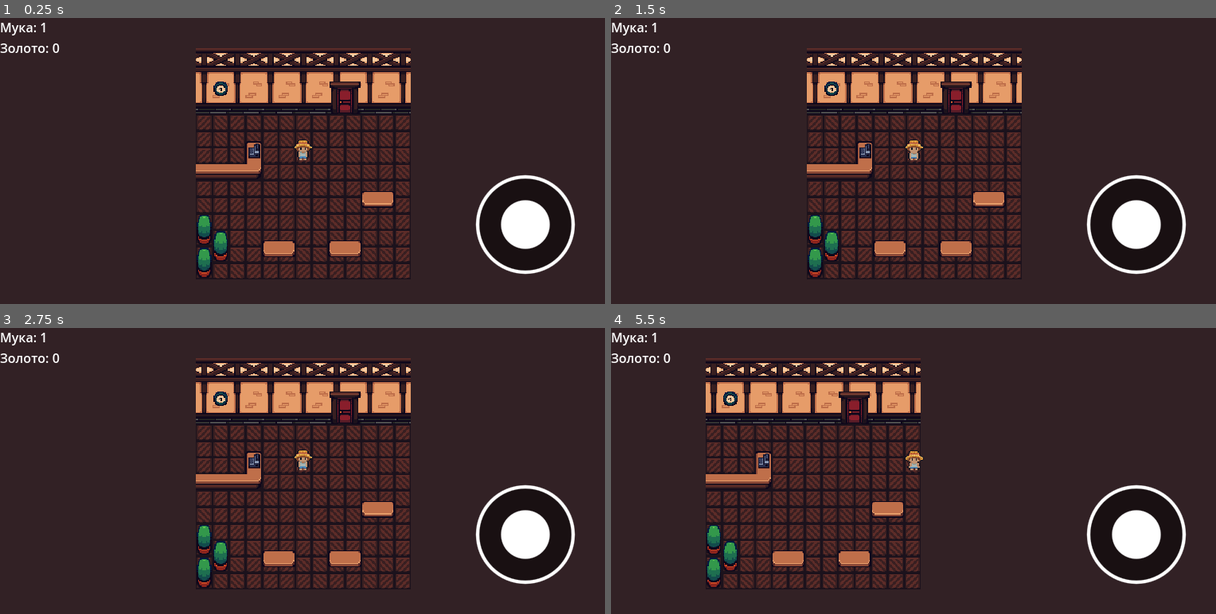
Above: before the commit, frames 1-4 (two rows, left to right).
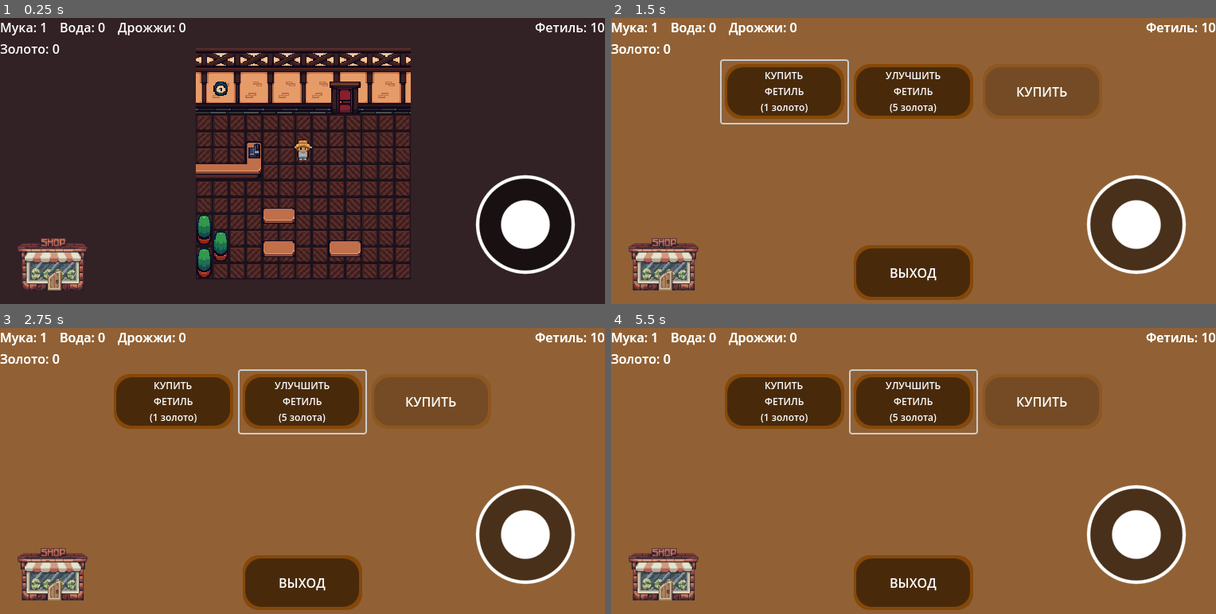
Above: after the commit, the same moments.

Repository: IlyaIgn/FirstRPG
Game: Godot game, scene res://scenes/level/bakery/bakery.tscn
Two runs of this game, one before a commit and one after it. Both use one fixed random seed, a clock stepped at 60 frames per second and the inputs below.
Inputs (mouse positions are in pixels of both pictures, inside the frame that each line leads up to):
- Up to frame 1 (0.25 s): no input
- Up to frame 2 (1.5 s): click (665, 266) at 0.52 s; click (786, 92) at 1.25 s, where only the run after the commit has a clickable "КУПИТЬ ФЕТИЛЬ (1 золото)"
- Up to frame 3 (2.75 s): click (302, 402) at 2 s, where only the run after the commit has a clickable "УЛУЧШИТЬ ФЕТИЛЬ (5 золота)"
- Up to frame 4 (5.5 s): move the mouse to (1046, 456) at 2.77 s; hold D (move_right) 2.78-3.5 s; click (1046, 456) at 2.92 s; drag from (792, 485) to (913, 408) at 3.52 s; move the mouse to (974, 408) at 4.27 s; hold D (move_right) 4.28-5 s; drag from (883, 528) to (768, 462) at 5.02 s

The runs differ from the first frame. In frame 1, 2.8% of the frame differs, in the area x 0-100%, y 1-96%; in frame 2, 97%; in frame 3, 97%; in frame 4, 97%, in the area x 0-100%, y 0-100%.

Commit message:
make shop, make resources

Diff:
--- a/project.godot
+++ b/project.godot
@@ -17,8 +17,9 @@
 
 [autoload]
 
-Global="*res://scenes/global/global.tscn"
-DungeonState="*res://scenes/global/dungeon_state.tscn"
+Global="*res://scenes/states/global_state.tscn"
+DungeonState="*res://scenes/states/dungeon_state.tscn"
+Economics="*res://resources/economics.gd"
 
 [display]
 
--- /dev/null
+++ b/resources/economics.gd
@@ -0,0 +1,8 @@
+extends Node
+
+var wicks_lvl = {
+	"0": 100,
+	"1": 250,
+	"2": 180,
+	"3": 210
+}
--- a/scenes/components/dungeon/award/award_component.gd
+++ b/scenes/components/dungeon/award/award_component.gd
@@ -9,8 +9,8 @@
 func give_award():
 	DungeonState.give_dungeon_award("experience", 1)
 
-	if randf() < 0.7:
-		return
+	#if randf() < 0.7:
+		#return
 
 	if not award_scene:
 		return
--- a/scenes/global/global.gd
+++ /dev/null
@@ -1,9 +0,0 @@
-extends Node2D
-
-var total_resource = {
-	"gold": 0,
-	"flour": 1
-}
-
-func get_total_award():
-	return total_resource
--- a/scenes/level/bakery/bakery.tscn
+++ b/scenes/level/bakery/bakery.tscn
@@ -26,7 +26,7 @@
 
 [node name="env" type="TileMapLayer" parent="."]
 position = Vector2(338, 505)
-tile_map_data = PackedByteArray("AADq/+H/AgAHAAMAAADq/+D/AgA …(1024 unchanged characters)… CAAUAAADw/+X/AgADAAQAAADw/+b/AgADAAUAAADx/+L/AgACAAQAAADx/+P/AgACAAUAAADy/+L/AgADAAQAAADy/+P/AgADAAUAAAA=")
+tile_map_data = PackedByteArray("AADq/+H/AgAHAAMAAADq/+D/AgA …(1024 unchanged characters)… CAAUAAADw/+X/AgADAAQAAADw/+b/AgADAAUAAADr/+P/AgACAAQAAADr/+T/AgACAAUAAADs/+P/AgADAAQAAADs/+T/AgADAAUAAAA=")
 tile_set = ExtResource("2_08van")
 
 [node name="Area2D" type="Area2D" parent="env"]
--- a/scenes/level/dungeon/color_rect.gd
+++ b/scenes/level/dungeon/color_rect.gd
@@ -1,7 +1,11 @@
 extends ColorRect
+
 @export var player: Player
+@export var arena_time_manager: ArenaTimeManager
 
 func _process(delta: float) -> void:
 	var player_screen_pos =  player.get_global_transform_with_canvas().get_origin()
 	material.set_shader_parameter("light_pos", player_screen_pos)
+	print(arena_time_manager.timer.time_left)
+	material.set_shader_parameter("light_radius", arena_time_manager.timer.time_left)
 	pass
--- a/scenes/level/dungeon/dungeon.tscn
+++ b/scenes/level/dungeon/dungeon.tscn
@@ -49,7 +49,7 @@
 
 [node name="CanvasLayer" type="CanvasLayer" parent="."]
 
-[node name="ColorRect" type="ColorRect" parent="CanvasLayer" node_paths=PackedStringArray("player")]
+[node name="ColorRect" type="ColorRect" parent="CanvasLayer" node_paths=PackedStringArray("player", "arena_time_manager")]
 material = SubResource("ShaderMaterial_8vd2o")
 anchors_preset = 15
 anchor_right = 1.0
@@ -58,6 +58,7 @@
 grow_vertical = 2
 script = ExtResource("11_dj1co")
 player = NodePath("../../Player")
+arena_time_manager = NodePath("../../ArenaTimeManager")
 
 [node name="MainUI" parent="." node_paths=PackedStringArray("player", "time_manager") instance=ExtResource("10_cqm7d")]
 player = NodePath("../Player")
--- a/scenes/managers/dungeon/time/arena_time_manager.gd
+++ b/scenes/managers/dungeon/time/arena_time_manager.gd
@@ -5,6 +5,11 @@
 
 signal timeout()
 
+func _ready() -> void:
+	timer.wait_time = Economics.wicks_lvl[str(Global.wick_lvl)]
+	timer.start()
+	pass
+
 func get_time_elapsed():
 	return timer.wait_time - timer.time_left
 
--- a/scenes/managers/dungeon/time/arena_time_manager.tscn
+++ b/scenes/managers/dungeon/time/arena_time_manager.tscn
@@ -8,6 +8,5 @@
 [node name="Timer" type="Timer" parent="."]
 wait_time = 60.0
 one_shot = true
-autostart = true
 
 [connection signal="timeout" from="Timer" to="." method="_on_timer_timeout"]
--- a/scenes/objects/bakery/pc/pc.gd
+++ b/scenes/objects/bakery/pc/pc.gd
@@ -9,8 +9,8 @@
 		texture_progress_bar.value += 1
 		if texture_progress_bar.max_value == texture_progress_bar.value:
 			texture_progress_bar.value = 0
-			Global.total_resource["gold"] += 1
-			Global.total_resource["flour"] -= 1
+			if Global.take_award("flour", 1):
+				Global.give_award("gold", 1)
 
 
 func _on_area_2d_area_entered(area: Area2D) -> void:
--- /dev/null
+++ b/scenes/objects/dungeon/award/award.gd
@@ -0,0 +1,33 @@
+extends Node2D
+
+enum AWARD_TYPE {FLOUR, WATER, YEAST}
+var type = randi_range(0,3) as AWARD_TYPE
+var amount = randi_range(1,3)
+
+@onready var sprite_2d: Sprite2D = $Sprite2D
+
+const FLOUR = preload("uid://dx0s4luvu2ew1")
+const WATER = preload("uid://c50cdp4nndvye")
+const YEAST = preload("uid://tulronyk16be")
+
+#var tween : Tween
+
+func _ready() -> void:
+	if type == AWARD_TYPE.FLOUR:
+		sprite_2d.texture = FLOUR
+		sprite_2d.scale = Vector2(0.05,0.05)
+	elif type == AWARD_TYPE.WATER:
+		sprite_2d.texture = WATER
+		sprite_2d.scale = Vector2(0.15,0.15)
+	elif type == AWARD_TYPE.YEAST:
+		sprite_2d.texture = YEAST
+		sprite_2d.scale = Vector2(1.2,1.2)
+
+func _on_area_2d_area_entered(area: Area2D) -> void:
+	if type == AWARD_TYPE.FLOUR:
+		DungeonState.give_dungeon_award("flour", 1)
+	elif type == AWARD_TYPE.WATER:
+		DungeonState.give_dungeon_award("water", 1)
+	elif type == AWARD_TYPE.YEAST:
+		DungeonState.give_dungeon_award("yeast", 1)
+	queue_free()
--- a/scenes/objects/dungeon/flour/flour.tscn
+++ b/scenes/objects/dungeon/award/award.tscn
@@ -1,16 +1,16 @@
 [gd_scene load_steps=4 format=3 uid="uid://oag62unyuoxe"]
 
-[ext_resource type="Script" uid="uid://d2se1viw2et6d" path="res://scenes/objects/dungeon/flour/flour.gd" id="1_aifxh"]
-[ext_resource type="Texture2D" uid="uid://dx0s4luvu2ew1" path="res://assets/Objects/flour.png" id="2_58dy7"]
+[ext_resource type="Script" uid="uid://d2se1viw2et6d" path="res://scenes/objects/dungeon/award/award.gd" id="1_ruqix"]
+[ext_resource type="Texture2D" uid="uid://dx0s4luvu2ew1" path="res://assets/Objects/flour.png" id="2_u43bx"]
 
 [sub_resource type="CircleShape2D" id="CircleShape2D_58dy7"]
 
 [node name="Flour" type="Node2D"]
-script = ExtResource("1_aifxh")
+script = ExtResource("1_ruqix")
 
 [node name="Sprite2D" type="Sprite2D" parent="."]
-scale = Vector2(0.05, 0.05)
-texture = ExtResource("2_58dy7")
+scale = Vector2(0.055, 0.055)
+texture = ExtResource("2_u43bx")
 
 [node name="Area2D" type="Area2D" parent="."]
 collision_layer = 0
--- a/scenes/objects/dungeon/flour/flour.gd
+++ /dev/null
@@ -1,7 +0,0 @@
-extends Node2D
-
-#var tween : Tween
-
-func _on_area_2d_area_entered(area: Area2D) -> void:
-	DungeonState.give_dungeon_award("flour", 1)
-	queue_free()
--- a/scenes/objects/dungeon/mob/Mob.tscn
+++ b/scenes/objects/dungeon/mob/Mob.tscn
@@ -5,7 +5,7 @@
 [ext_resource type="PackedScene" uid="uid://b2ayevqw6lkg8" path="res://scenes/components/dungeon/healt/healt_component.tscn" id="2_giitt"]
 [ext_resource type="PackedScene" uid="uid://b5fgo4ue2d642" path="res://scenes/components/dungeon/award/award_component.tscn" id="2_n74k4"]
 [ext_resource type="PackedScene" uid="uid://brkf7nt8v0ph7" path="res://scenes/components/dungeon/hurt_box/hurt_box_component.tscn" id="3_2hukw"]
-[ext_resource type="PackedScene" uid="uid://oag62unyuoxe" path="res://scenes/objects/dungeon/flour/flour.tscn" id="3_se3pa"]
+[ext_resource type="PackedScene" uid="uid://oag62unyuoxe" path="res://scenes/objects/dungeon/award/award.tscn" id="3_se3pa"]
 [ext_resource type="Texture2D" uid="uid://crw4vspxkl762" path="res://assets/Character/mobs/goblin_idle_anim_f1.png" id="3_wec7m"]
 [ext_resource type="Texture2D" uid="uid://cggmdducqq4dr" path="res://assets/Character/mobs/goblin_idle_anim_f2.png" id="4_i8tx3"]
 [ext_resource type="Texture2D" uid="uid://dn3eg1f2ll5as" path="res://assets/Character/mobs/goblin_idle_anim_f3.png" id="5_vhs1m"]
--- a/scenes/global/dungeon_state.gd
+++ b/scenes/states/dungeon_state.gd
@@ -1,7 +1,9 @@
 extends Node2D
 
 var dungeon_award = {
-	"flour": Global.get_total_award()["flour"],
+	"flour": 0,
+	"water": 0,
+	"yeast": 0,
 	"experience": 0
 }
 
@@ -22,4 +24,9 @@
 	return dungeon_award
 
 func save_dungeon_award():
-	Global.total_resource["flour"] = dungeon_award["flour"]
+	Global.give_award("flour", dungeon_award["flour"])
+	Global.give_award("water", dungeon_award["water"])
+	Global.give_award("yeast", dungeon_award["yeast"])
+	dungeon_award["flour"] = 0
+	dungeon_award["water"] = 0
+	dungeon_award["yeast"] = 0
--- a/scenes/global/dungeon_state.tscn
+++ b/scenes/states/dungeon_state.tscn
@@ -1,6 +1,6 @@
 [gd_scene load_steps=4 format=3 uid="uid://brvmtlv4y3trr"]
 
-[ext_resource type="Script" uid="uid://c0eiscveyp5y1" path="res://scenes/global/dungeon_state.gd" id="1_kqaq8"]
+[ext_resource type="Script" uid="uid://c0eiscveyp5y1" path="res://scenes/states/dungeon_state.gd" id="1_kqaq8"]
 [ext_resource type="Resource" uid="uid://cnin0tc7e5exr" path="res://resources/egg.tres" id="2_mfcuo"]
 [ext_resource type="Resource" uid="uid://cw86s6ogb6yoc" path="res://resources/sword.tres" id="3_s042e"]
 
--- /dev/null
+++ b/scenes/states/global_state.gd
@@ -0,0 +1,24 @@
+extends Node2D
+
+var total_resource = {
+	"gold": 0,
+	"wick": 10,
+	"flour": 1,
+	"water": 0,
+	"yeast": 0
+}
+
+var wick_lvl = 1
+
+func get_total_award():
+	return total_resource
+
+func give_award(award_name, award_amount) -> bool:
+	total_resource[award_name] += award_amount
+	return true
+
+func take_award(award_name, award_amount) -> bool:
+	if total_resource[award_name] - award_amount >= 0:
+		total_resource[award_name] -= award_amount
+		return true
+	return false
--- a/scenes/global/global.tscn
+++ b/scenes/states/global_state.tscn
@@ -1,6 +1,6 @@
 [gd_scene load_steps=2 format=3 uid="uid://cuasy84j0qsxi"]
 
-[ext_resource type="Script" uid="uid://crrxylas4y84r" path="res://scenes/global/global.gd" id="1_bhh4k"]
+[ext_resource type="Script" uid="uid://crrxylas4y84r" path="res://scenes/states/global_state.gd" id="1_bhh4k"]
 
 [node name="Global" type="Node2D"]
 script = ExtResource("1_bhh4k")
--- a/scenes/ui/bakery/main_ui.gd
+++ b/scenes/ui/bakery/main_ui.gd
@@ -1,7 +1,23 @@
 extends CanvasLayer
 
-@onready var label: Label = $MarginContainer/Label
+@onready var flour_value: Label = $MarginContainer/VBoxContainer/Yeast2/StorageContainer/Flour/Value
+@onready var water_value: Label = $MarginContainer/VBoxContainer/Yeast2/StorageContainer/Water/Value
+@onready var yeast_value: Label = $MarginContainer/VBoxContainer/Yeast2/StorageContainer/Yeast/Value
+@onready var wick_value: Label = $MarginContainer/VBoxContainer/Yeast2/Wick
+@onready var gold_value: Label = $MarginContainer/VBoxContainer/MarginContainer/Gold
+
+@export var shop : PackedScene
 
 func _process(delta: float) -> void:
-	label.text = "Мука: " + str(Global.get_total_award()["flour"]) + "\nЗолото: "  + str(Global.get_total_award()["gold"])
+	flour_value.text = "Мука: " + str(Global.get_total_award()["flour"])
+	water_value.text ="Вода: "  + str(Global.get_total_award()["water"])
+	yeast_value.text ="Дрожжи: "  + str(Global.get_total_award()["yeast"])
+	wick_value.text ="Фетиль: "  + str(Global.get_total_award()["wick"])
+	gold_value.text ="Золото: "  + str(Global.get_total_award()["gold"])
 	pass
+
+
+func _on_texture_button_pressed() -> void:
+	var shop_instance = shop.instantiate()
+	add_child(shop_instance)
+	pass # Replace with function body.
--- a/scenes/ui/bakery/main_ui.tscn
+++ b/scenes/ui/bakery/main_ui.tscn
@@ -1,10 +1,13 @@
-[gd_scene load_steps=3 format=3 uid="uid://bjaaexyr3fppt"]
+[gd_scene load_steps=5 format=3 uid="uid://bjaaexyr3fppt"]
 
 [ext_resource type="Script" uid="uid://c24bwipgc2yqu" path="res://scenes/ui/bakery/main_ui.gd" id="1_btcpy"]
 [ext_resource type="Script" uid="uid://mur0i8l2exxw" path="res://addons/touch_screen_joystick/touch_screen_joystick.gd" id="1_f1kae"]
+[ext_resource type="PackedScene" uid="uid://7fttplgpk684" path="res://scenes/ui/bakery/shop/shop.tscn" id="2_tacjl"]
+[ext_resource type="Texture2D" uid="uid://3d5sidrb26cy" path="res://assets/Objects/shop.png" id="3_xvnfh"]
 
 [node name="UI" type="CanvasLayer"]
 script = ExtResource("1_btcpy")
+shop = ExtResource("2_tacjl")
 
 [node name="MarginContainer" type="MarginContainer" parent="."]
 anchors_preset = 15
@@ -14,9 +17,56 @@
 grow_vertical = 2
 size_flags_vertical = 8
 
-[node name="Label" type="Label" parent="MarginContainer"]
+[node name="VBoxContainer" type="VBoxContainer" parent="MarginContainer"]
 layout_mode = 2
 size_flags_vertical = 0
+
+[node name="Yeast2" type="MarginContainer" parent="MarginContainer/VBoxContainer"]
+layout_mode = 2
+
+[node name="StorageContainer" type="HBoxContainer" parent="MarginContainer/VBoxContainer/Yeast2"]
+layout_mode = 2
+size_flags_vertical = 0
+theme_override_constants/separation = 15
+
+[node name="Flour" type="MarginContainer" parent="MarginContainer/VBoxContainer/Yeast2/StorageContainer"]
+clip_contents = true
+layout_mode = 2
+size_flags_horizontal = 0
+
+[node name="Value" type="Label" parent="MarginContainer/VBoxContainer/Yeast2/StorageContainer/Flour"]
+layout_mode = 2
+text = "Мука: 0"
+
+[node name="Water" type="MarginContainer" parent="MarginContainer/VBoxContainer/Yeast2/StorageContainer"]
+layout_mode = 2
+size_flags_horizontal = 0
+
+[node name="Value" type="Label" parent="MarginContainer/VBoxContainer/Yeast2/StorageContainer/Water"]
+layout_mode = 2
+text = "Вода: 0"
+
+[node name="Yeast" type="MarginContainer" parent="MarginContainer/VBoxContainer/Yeast2/StorageContainer"]
+layout_mode = 2
+size_flags_horizontal = 8
+
+[node name="Value" type="Label" parent="MarginContainer/VBoxContainer/Yeast2/StorageContainer/Yeast"]
+layout_mode = 2
+text = "Дрожжи: 0"
+
+[node name="Wick" type="Label" parent="MarginContainer/VBoxContainer/Yeast2"]
+layout_mode = 2
+size_flags_horizontal = 8
+text = "Фетиль: 0"
+
+[node name="MarginContainer" type="MarginContainer" parent="MarginContainer/VBoxContainer"]
+layout_mode = 2
+size_flags_vertical = 0
+
+[node name="Gold" type="Label" parent="MarginContainer/VBoxContainer/MarginContainer"]
+layout_mode = 2
+size_flags_vertical = 0
+text = "Золото: 0"
 
 [node name="MarginContainer2" type="MarginContainer" parent="."]
 anchors_preset = 3
@@ -48,3 +98,22 @@
 action_right = &"move_right"
 action_up = &"move_up"
 action_down = &"move_down"
+
+[node name="MarginContainer3" type="MarginContainer" parent="."]
+anchors_preset = 2
+anchor_top = 1.0
+anchor_bottom = 1.0
+offset_left = 22.0
+offset_top = -92.0
+offset_right = 62.235
+offset_bottom = -52.0
+grow_vertical = 0
+scale = Vector2(2.208, 2.208)
+
+[node name="TextureButton" type="TextureButton" parent="MarginContainer3"]
+layout_mode = 2
+texture_normal = ExtResource("3_xvnfh")
+ignore_texture_size = true
+stretch_mode = 0
+
+[connection signal="pressed" from="MarginContainer3/TextureButton" to="." method="_on_texture_button_pressed"]
--- /dev/null
+++ b/scenes/ui/bakery/shop/shop.gd
@@ -0,0 +1,32 @@
+extends CanvasLayer
+
+@onready var flour_value: Label = $Panel/VBoxContainer/MarginContainer/VBoxContainer/Yeast2/StorageContainer/Flour/Value
+@onready var water_value: Label = $Panel/VBoxContainer/MarginContainer/VBoxContainer/Yeast2/StorageContainer/Water/Value
+@onready var yeast_value: Label = $Panel/VBoxContainer/MarginContainer/VBoxContainer/Yeast2/StorageContainer/Yeast/Value
+@onready var wick_value: Label = $Panel/VBoxContainer/MarginContainer/VBoxContainer/Yeast2/Wick
+@onready var gold_value: Label = $Panel/VBoxContainer/MarginContainer/VBoxContainer/MarginContainer/Gold
+
+
+func _process(delta: float) -> void:
+	flour_value.text = "Мука: " + str(Global.get_total_award()["flour"])
+	water_value.text ="Вода: "  + str(Global.get_total_award()["water"])
+	yeast_value.text ="Дрожжи: "  + str(Global.get_total_award()["yeast"])
+	wick_value.text ="Фетиль: "  + str(Global.get_total_award()["wick"])
+	gold_value.text ="Золото: "  + str(Global.get_total_award()["gold"])
+	pass
+
+func _on_button_pressed() -> void:
+	if Global.take_award("gold", 1):
+		Global.give_award("wick", 1)
+	pass # Replace with function body.
+
+
+func _on_button_4_pressed() -> void:
+	queue_free()
+	pass # Replace with function body.
+
+
+func _on_button_2_pressed() -> void:
+	if Global.take_award("gold", 5):
+		Global.wick_lvl += 1
+	pass # Replace with function body.
--- /dev/null
+++ b/scenes/ui/bakery/shop/shop.tscn
@@ -0,0 +1,179 @@
+[gd_scene load_steps=4 format=3 uid="uid://7fttplgpk684"]
+
+[ext_resource type="Script" uid="uid://6tiiv2n6l1k4" path="res://scenes/ui/bakery/shop/shop.gd" id="1_moneg"]
+[ext_resource type="Texture2D" uid="uid://dd4d28mag225p" path="res://assets/Objects/slot.png" id="1_nlmgb"]
+
+[sub_resource type="StyleBoxFlat" id="StyleBoxFlat_moneg"]
+bg_color = Color(0.5683686, 0.3807148, 0.20647883, 1)
+
+[node name="Shop" type="CanvasLayer"]
+script = ExtResource("1_moneg")
+
+[node name="Panel" type="Panel" parent="."]
+anchors_preset = 15
+anchor_right = 1.0
+anchor_bottom = 1.0
+grow_horizontal = 2
+grow_vertical = 2
+theme_override_styles/panel = SubResource("StyleBoxFlat_moneg")
+
+[node name="VBoxContainer" type="VBoxContainer" parent="Panel"]
+layout_mode = 1
+anchors_preset = 15
+anchor_right = 1.0
+anchor_bottom = 1.0
+grow_horizontal = 2
+grow_vertical = 2
+
+[node name="MarginContainer" type="MarginContainer" parent="Panel/VBoxContainer"]
+layout_mode = 2
+size_flags_vertical = 8
+
+[node name="VBoxContainer" type="VBoxContainer" parent="Panel/VBoxContainer/MarginContainer"]
+layout_mode = 2
+size_flags_vertical = 0
+
+[node name="Yeast2" type="MarginContainer" parent="Panel/VBoxContainer/MarginContainer/VBoxContainer"]
+layout_mode = 2
+
+[node name="StorageContainer" type="HBoxContainer" parent="Panel/VBoxContainer/MarginContainer/VBoxContainer/Yeast2"]
+layout_mode = 2
+size_flags_vertical = 0
+theme_override_constants/separation = 15
+
+[node name="Flour" type="MarginContainer" parent="Panel/VBoxContainer/MarginContainer/VBoxContainer/Yeast2/StorageContainer"]
+clip_contents = true
+layout_mode = 2
+size_flags_horizontal = 0
+
+[node name="Value" type="Label" parent="Panel/VBoxContainer/MarginContainer/VBoxContainer/Yeast2/StorageContainer/Flour"]
+layout_mode = 2
+text = "Мука: 0"
+
+[node name="Water" type="MarginContainer" parent="Panel/VBoxContainer/MarginContainer/VBoxContainer/Yeast2/StorageContainer"]
+layout_mode = 2
+size_flags_horizontal = 0
+
+[node name="Value" type="Label" parent="Panel/VBoxContainer/MarginContainer/VBoxContainer/Yeast2/StorageContainer/Water"]
+layout_mode = 2
+text = "Вода: 0"
+
+[node name="Yeast" type="MarginContainer" parent="Panel/VBoxContainer/MarginContainer/VBoxContainer/Yeast2/StorageContainer"]
+layout_mode = 2
+size_flags_horizontal = 8
+
+[node name="Value" type="Label" parent="Panel/VBoxContainer/MarginContainer/VBoxContainer/Yeast2/StorageContainer/Yeast"]
+layout_mode = 2
+text = "Дрожжи: 0"
+
+[node name="Wick" type="Label" parent="Panel/VBoxContainer/MarginContainer/VBoxContainer/Yeast2"]
+layout_mode = 2
+size_flags_horizontal = 8
+text = "Фетиль: 0"
+
+[node name="MarginContainer" type="MarginContainer" parent="Panel/VBoxContainer/MarginContainer/VBoxContainer"]
+layout_mode = 2
+size_flags_vertical = 0
+
+[node name="Gold" type="Label" parent="Panel/VBoxContainer/MarginContainer/VBoxContainer/MarginContainer"]
+layout_mode = 2
+size_flags_vertical = 0
+text = "Золото: 0"
+
+[node name="MarginContainer2" type="MarginContainer" parent="Panel/VBoxContainer"]
+layout_mode = 2
+
+[node name="HBoxContainer" type="HBoxContainer" parent="Panel/VBoxContainer/MarginContainer2"]
+layout_mode = 2
+size_flags_vertical = 0
+alignment = 1
+
+[node name="Button" type="Button" parent="Panel/VBoxContainer/MarginContainer2/HBoxContainer"]
+layout_mode = 2
+icon = ExtResource("1_nlmgb")
+flat = true
+
+[node name="Label2" type="Label" parent="Panel/VBoxContainer/MarginContainer2/HBoxContainer/Button"]
+layout_mode = 1
+anchors_preset = 15
+anchor_right = 1.0
+anchor_bottom = 1.0
+grow_horizontal = 2
+grow_vertical = 2
+theme_override_font_sizes/font_size = 12
+text = "КУПИТЬ
+ФЕТИЛЬ
+(1 золото)"
+horizontal_alignment = 1
+vertical_alignment = 1
+
+[node name="Button2" type="Button" parent="Panel/VBoxContainer/MarginContainer2/HBoxContainer"]
+layout_mode = 2
+icon = ExtResource("1_nlmgb")
+flat = true
+
+[node name="Label4" type="Label" parent="Panel/VBoxContainer/MarginContainer2/HBoxContainer/Button2"]
+layout_mode = 1
+anchors_preset = 15
+anchor_right = 1.0
+anchor_bottom = 1.0
+grow_horizontal = 2
+grow_vertical = 2
+theme_override_font_sizes/font_size = 12
+text = "УЛУЧШИТЬ
+ФЕТИЛЬ
+(5 золота)"
+horizontal_alignment = 1
+vertical_alignment = 1
+
+[node name="Button3" type="Button" parent="Panel/VBoxContainer/MarginContainer2/HBoxContainer"]
+layout_mode = 2
+disabled = true
+icon = ExtResource("1_nlmgb")
+flat = true
+
+[node name="Label3" type="Label" parent="Panel/VBoxContainer/MarginContainer2/HBoxContainer/Button3"]
+layout_mode = 1
+anchors_preset = 15
+anchor_right = 1.0
+anchor_bottom = 1.0
+grow_horizontal = 2
+grow_vertical = 2
+text = "КУПИТЬ"
+horizontal_alignment = 1
+vertical_alignment = 1
+
+[node name="MarginContainer3" type="MarginContainer" parent="Panel"]
+layout_mode = 1
+anchors_preset = 7
+anchor_left = 0.5
+anchor_top = 1.0
+anchor_right = 0.5
+anchor_bottom = 1.0
+offset_left = -380.0
+offset_top = -78.0
+offset_right = 380.0
+grow_horizontal = 2
+grow_vertical = 0
+
+[node name="Button4" type="Button" parent="Panel/MarginContainer3"]
+layout_mode = 2
+size_flags_horizontal = 4
+size_flags_vertical = 4
+icon = ExtResource("1_nlmgb")
+flat = true
+
+[node name="Label" type="Label" parent="Panel/MarginContainer3/Button4"]
+layout_mode = 1
+anchors_preset = 15
+anchor_right = 1.0
+anchor_bottom = 1.0
+grow_horizontal = 2
+grow_vertical = 2
+text = "ВЫХОД"
+horizontal_alignment = 1
+vertical_alignment = 1
+
+[connection signal="pressed" from="Panel/VBoxContainer/MarginContainer2/HBoxContainer/Button" to="." method="_on_button_pressed"]
+[connection signal="pressed" from="Panel/VBoxContainer/MarginContainer2/HBoxContainer/Button2" to="." method="_on_button_2_pressed"]
+[connection signal="pressed" from="Panel/MarginContainer3/Button4" to="." method="_on_button_4_pressed"]
--- a/scenes/ui/dungeon/attack_card/attack_card.tscn
+++ b/scenes/ui/dungeon/attack_card/attack_card.tscn
@@ -27,5 +27,6 @@
 show_behind_parent = true
 offset_right = 50.0
 offset_bottom = 50.0
+flat = true
 
 [connection signal="pressed" from="Button" to="." method="_on_button_pressed"]
--- a/scenes/ui/dungeon/main_ui/main_ui.gd
+++ b/scenes/ui/dungeon/main_ui/main_ui.gd
@@ -3,8 +3,10 @@
 @export var player : Player
 @export var time_manager : ArenaTimeManager
 
-@onready var time_label: Label = $InfoContainer/Time/Label
 @onready var flour_value: Label = $InfoContainer/StorageContainer/Flour/Value
+@onready var water_value: Label = $InfoContainer/StorageContainer/Water/Value
+@onready var yeast_value: Label = $InfoContainer/StorageContainer/Yeast/Value
+
 @onready var health_progress_bar: ProgressBar = $HealthProgress/ProgressBar
 
 func _ready() -> void:
@@ -12,13 +14,12 @@
 		health_progress_bar.max_value = player.healt_manager.max_health
 
 func _process(delta: float) -> void:
-	if time_label and time_manager:
-		var time_sec = time_manager.get_time_elapsed()
-		time_label.text = format_timer(time_sec)
 	if player:
 		health_progress_bar.value = player.healt_manager.current_healt
-	if flour_value:
-		flour_value.text = "Мука: " + str(DungeonState.get_dungeon_award()["flour"])
+
+	flour_value.text = "Мука: " + str(DungeonState.get_dungeon_award()["flour"])
+	water_value.text ="Вода: "  + str(DungeonState.get_dungeon_award()["water"])
+	yeast_value.text ="Дрожжи: "  + str(DungeonState.get_dungeon_award()["yeast"])
 
 
 func format_timer(seconds : int):
--- a/scenes/ui/dungeon/main_ui/main_ui.tscn
+++ b/scenes/ui/dungeon/main_ui/main_ui.tscn
@@ -55,15 +55,6 @@
 layout_mode = 2
 text = "Дрожжи: 0"
 
-[node name="Time" type="MarginContainer" parent="InfoContainer"]
-layout_mode = 2
-theme_override_constants/margin_top = 5
-
-[node name="Label" type="Label" parent="InfoContainer/Time"]
-layout_mode = 2
-text = "Timer"
-horizontal_alignment = 1
-
 [node name="ControlContainer" type="MarginContainer" parent="."]
 anchors_preset = 3
 anchor_left = 1.0
--- a/scenes/ui/general/end_screen/end_screen.gd
+++ b/scenes/ui/general/end_screen/end_screen.gd
@@ -47,7 +47,8 @@
 		pass
 	elif current_type == SCREEN_TYPE.DUNGEON:
 		get_tree().paused = false
-		get_tree().change_scene_to_file("res://scenes/level/dungeon/dungeon.tscn")
+		if Global.take_award("wick", 1):
+			get_tree().change_scene_to_file("res://scenes/level/dungeon/dungeon.tscn")
 		queue_free()
 	elif current_type == SCREEN_TYPE.EXIT:
 		get_tree().paused = false
Binary file added: assets/Objects/shop.png
Not shown, added: assets/Objects/shop.png.import
Binary file added: assets/Objects/slot.png
Not shown, added: assets/Objects/slot.png.import
Binary file added: assets/Objects/water.png
Not shown, added: assets/Objects/water.png.import
Binary file added: assets/Objects/yeast.png
Not shown, added: assets/Objects/yeast.png.import
Not shown, added: resources/economics.gd.uid
Renamed: scenes/objects/dungeon/flour/flour.gd.uid -> scenes/objects/dungeon/award/award.gd.uid
Renamed: scenes/global/dungeon_state.gd.uid -> scenes/states/dungeon_state.gd.uid
Renamed: scenes/global/global.gd.uid -> scenes/states/global_state.gd.uid
(and 1 more such lines)
